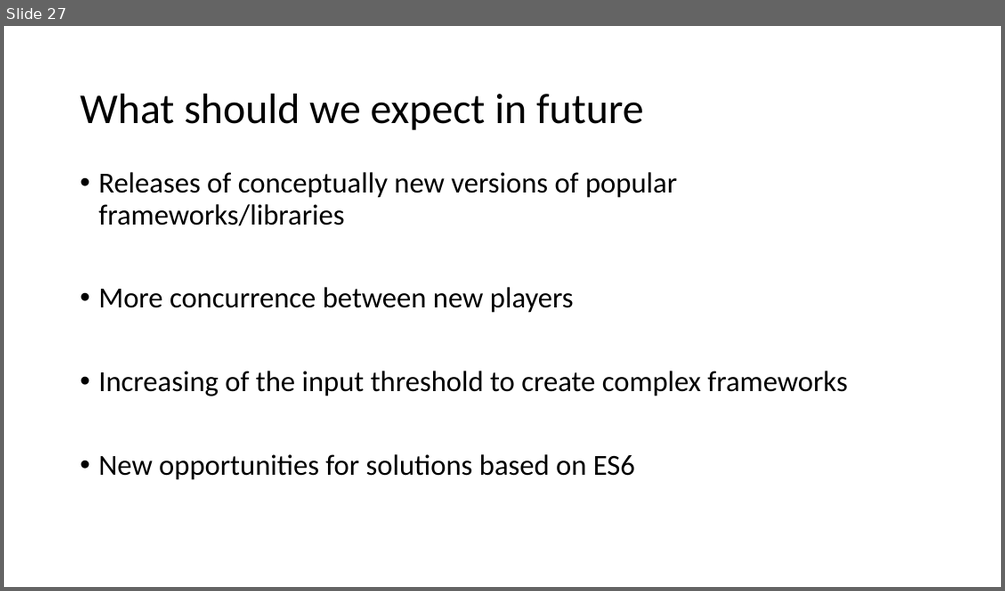
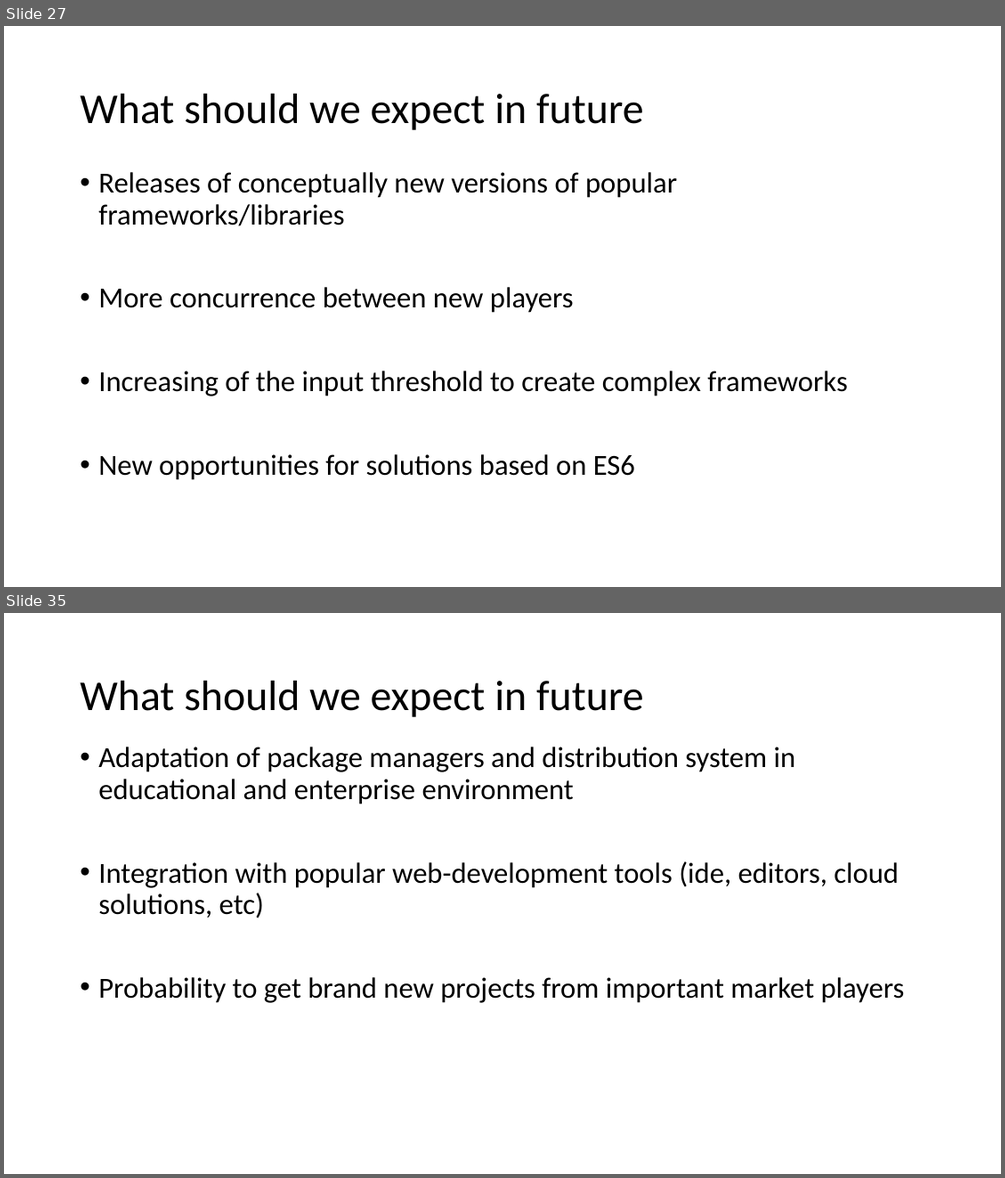
Before and after one commit to vba/presentations, a slide deck: 2015.js/JavaScript trends 2015.pptx. Shown one above the other, each under a label of ours: slide 27 before the commit, slides 27 and 35 after it; the slides between them are not shown. The pictures are 1005x591 and 1005x1178 pixels, drawn with LibreOffice and Linux fonts; fonts in the diff are those of the drawing. Boxes give left, top, right and bottom in pixels: in the first picture for what was removed or moved away, otherwise in the second. Text is boxed around its words. In the diff, an @@ line names an element or a change of style, - is before the commit and + after.

```diff
--- a/2015.js/JavaScript trends 2015.pptx
+++ b/2015.js/JavaScript trends 2015.pptx
@@ slide 35 added at <box>4,613,1001,1174</box>, background #FFFFFF @@
@@ title added at <box>80,680,644,717</box>, 41 pt, text #000000 @@
+What should we expect in future
@@ text added at <box>98,747,905,1003</box>, 28 pt, text #000000 @@
+• Adaptation of package managers and distribution system in educational and enterprise environment
+• Integration with popular web-development tools (ide, editors, cloud solutions, etc)
+• Probability to get brand new projects from important market players
```
Also in this commit, not shown: 7 slides changed, 18 other slides added, 4 slides removed.
